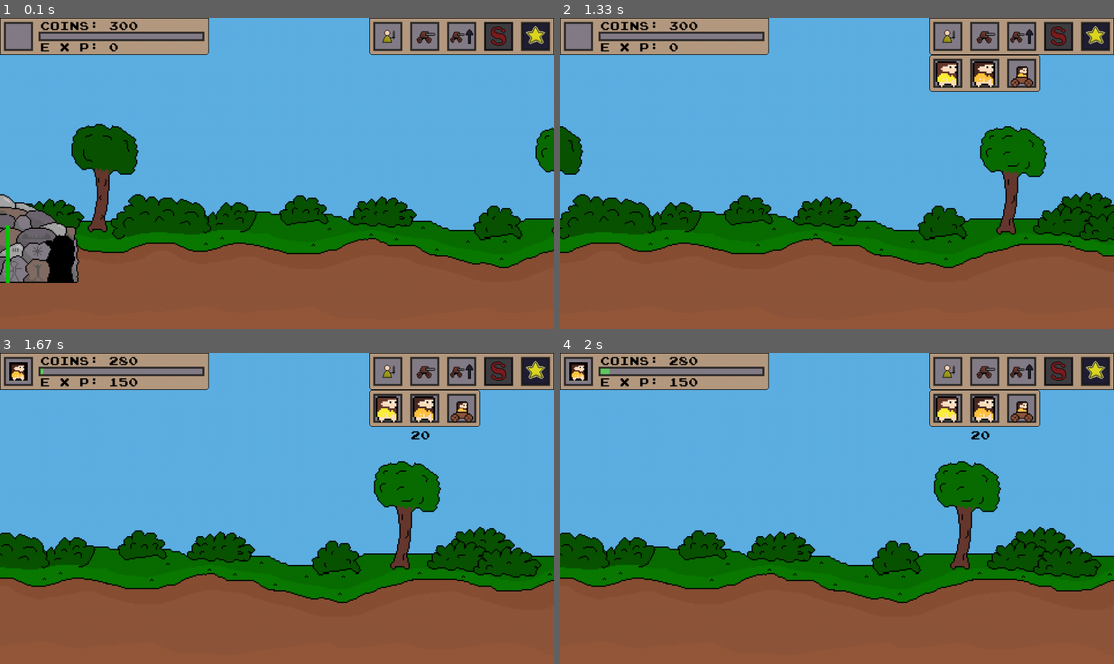
Above: before the commit, frames 1-4 (two rows, left to right).
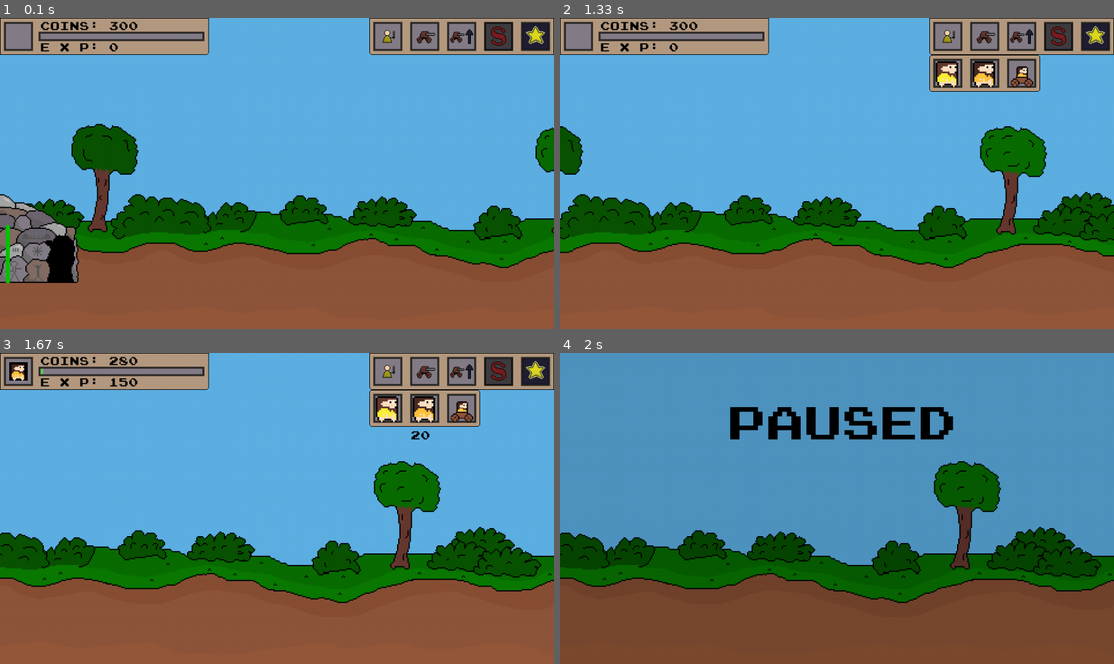
Above: after the commit, the same moments.

Repository: de-dust-enjoyer/age_of_pixel_pygame
Game: pygame game, started from main.py
The game is run twice, just before and just after one commit, with the same random seed, the same clock (stepped at 60 frames per second) and the same inputs.
Inputs (mouse positions are in pixels of both pictures, inside the frame that each line leads up to):
- Up to frame 1 (0.1 s): no input
- Up to frame 2 (1.33 s): click (986, 36) at 0.38 s; click (947, 36) at 0.72 s; hold Right from 1 s (still down)
- Up to frame 3 (1.67 s): release Right at 1.47 s; click (426, 408) at 1.55 s
- Up to frame 4 (2 s): tap Esc at 1.83 s

Frames 1-3 are identical in both runs. In frame 4, 64% of the frame differs, in the area x 0-100%, y 0-100%.

Commit message:
addet pause screen

Diff:
--- a/main.py
+++ b/main.py
@@ -231,6 +231,13 @@
 		self.font_18 = pygame.font.Font("assets/font/pixel_font.otf", 18)
 		self.font_20 = pygame.font.Font("assets/font/pixel_font.otf", 20)
 		self.font_50 = pygame.font.Font("assets/font/pixel_font.otf", 50)
+		self.font_60 = pygame.font.Font("assets/font/pixel_font.otf", 60)
+		self.font_70 = pygame.font.Font("assets/font/pixel_font.otf", 70)
+		self.font_80 = pygame.font.Font("assets/font/pixel_font.otf", 80)
+		self.font_90 = pygame.font.Font("assets/font/pixel_font.otf", 90)
+		self.font_100 = pygame.font.Font("assets/font/pixel_font.otf", 100)
+		self.font_150 = pygame.font.Font("assets/font/pixel_font.otf", 150)
+		self.font_200 = pygame.font.Font("assets/font/pixel_font.otf", 200)
 		#	 background
 		self.background = pygame.image.load("assets/background/Age_Of_War_background.png").convert_alpha()
 		self.background_pos = (0 + self.camera_offset_x, -540)
@@ -565,7 +572,6 @@
 		self.calc_game_state_pause()
 		# draw pause menu:
 		self.render_new_frame_pause()
-
 		self.clock.tick(60)
 
 	def game_won_loop(self):
@@ -574,7 +580,6 @@
 		self.calc_game_state_game_won()
 		# draw game won screen:
 		self.render_new_frame_game_won()
-
 		self.clock.tick(60)
 
 	def game_over_loop(self):
@@ -583,7 +588,6 @@
 		self.calc_game_state_game_over()
 		# draw game over screen:
 		self.render_new_frame_game_over()
-
 		self.clock.tick(60)
 
 	def main_menu_loop(self):
@@ -592,7 +596,6 @@
 		self.calc_game_state_main_menu()
 		# draw main menu:
 		self.render_new_frame_main_menu()
-
 		self.clock.tick(60)
 
 
@@ -600,6 +603,16 @@
 		pass
 
 	def render_new_frame_pause(self):
+		self.screen.blit(self.background, self.background_pos)
+		self.draw_upgrade_modules()
+		self.draw_bases_1()
+		unit.draw()
+		self.draw_bases_2()
+		projectile.draw()
+		unit_projectile.draw()
+		turret.draw()
+		self.render_text("paused", self.font_80, (0,0,0), (self.SCREEN_SIZE[0] / 2 - 190, self.SCREEN_SIZE[1] / 2  - 200))
+		self.draw_transparent_rect(self.SCREEN_SIZE, (0,0,0), 40, (0,0))
 		self.display.blit(self.resize_screen(), (0,0))
 		pygame.display.flip()
 
